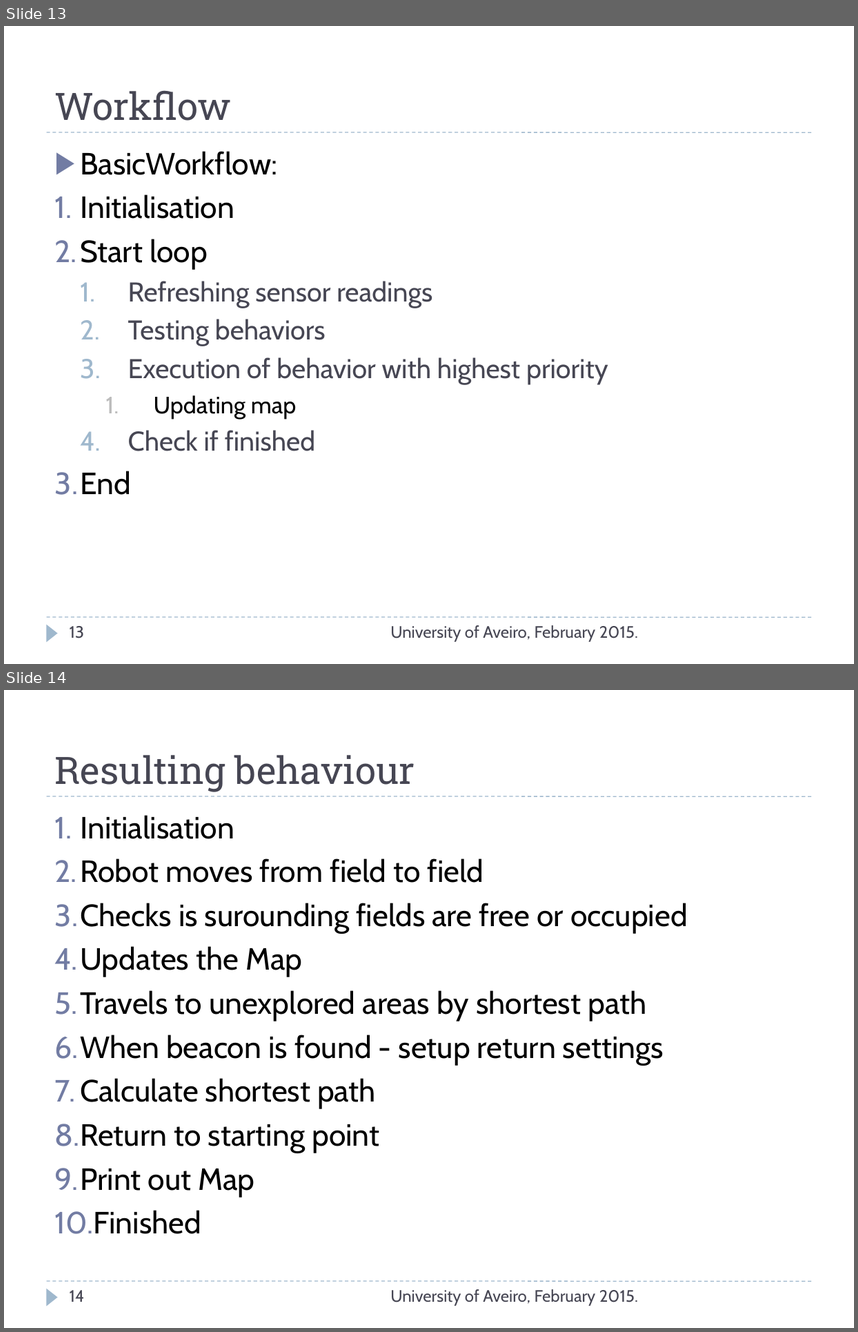
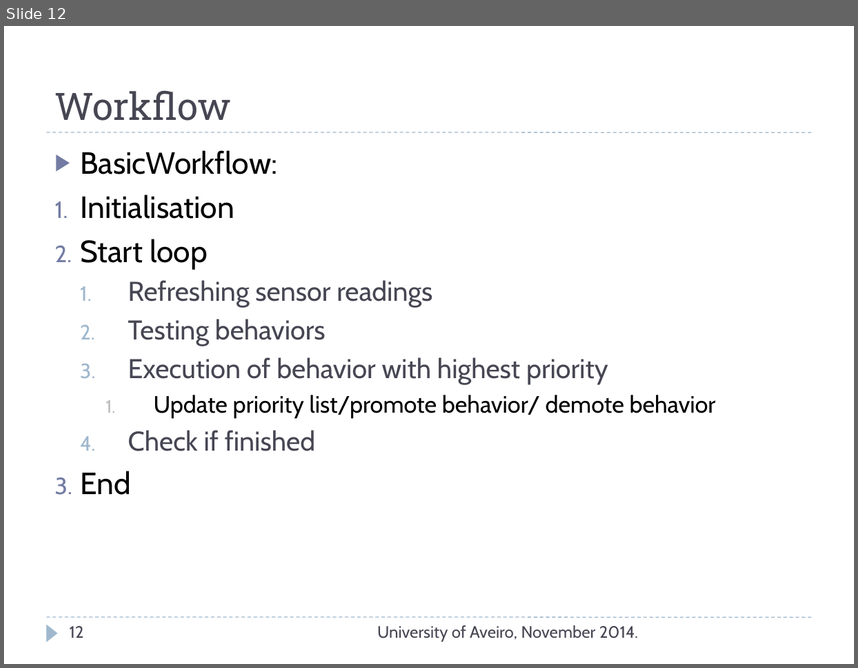
Before and after one commit to TravellerVS/RoboticAgent, a slide deck: Project2/Documentation/Prezentacija.ppt. Shown one above the other, each under a label of ours: slides 13 and 14 before the commit, slide 12 after it. The pictures are 858x1332 and 858x668 pixels, drawn with LibreOffice and Linux fonts; fonts in the diff are those of the drawing. Boxes give left, top, right and bottom in pixels: in the first picture for what was removed or moved away, otherwise in the second. Text is boxed around its words. In the diff, an @@ line names an element or a change of style, - is before the commit and + after.

```diff
--- a/Project2/Documentation/Prezentacija.ppt
+++ b/Project2/Documentation/Prezentacija.ppt
@@ slide 14 removed at (4, 690, 854, 1328), background #FFFFFF; not listed: 3 template elements that a slide beside it also shows @@
@@ text removed at (55, 755, 415, 792) @@
-Resulting behaviour
@@ text removed at (55, 815, 688, 1234) @@
-1. Initialisation
-2. Robot moves from field to field
-3. Checks is surounding fields are free or occupied
-4. Updates the Map
-5. Travels to unexplored areas by shortest path
-6. When beacon is found - setup return settings
-7. Calculate shortest path
-8. Return to starting point
-9. Print out Map
-10. Finished
@@ page number removed at (70, 1290, 85, 1301) @@
-14
@@ text removed at (390, 1289, 638, 1305) @@
-University of Aveiro, February 2015.
@@ what was slide 13 is now slide 12 @@
@@ slide 12 changed as well @@
@@ text at (154, 394, 716, 419): text changed @@
-    1. Updating map
+    1. Update priority list/promote behavior/ demote behavior
@@ page number at (70, 626, 84, 637): text changed @@
-13
+12
@@ text at (377, 625, 638, 641): text changed @@
-University of Aveiro, February 2015.
+University of Aveiro, November 2014.
```
Also in this commit, not shown: 5 other slides changed, 7 slides added, 9 other slides removed.
